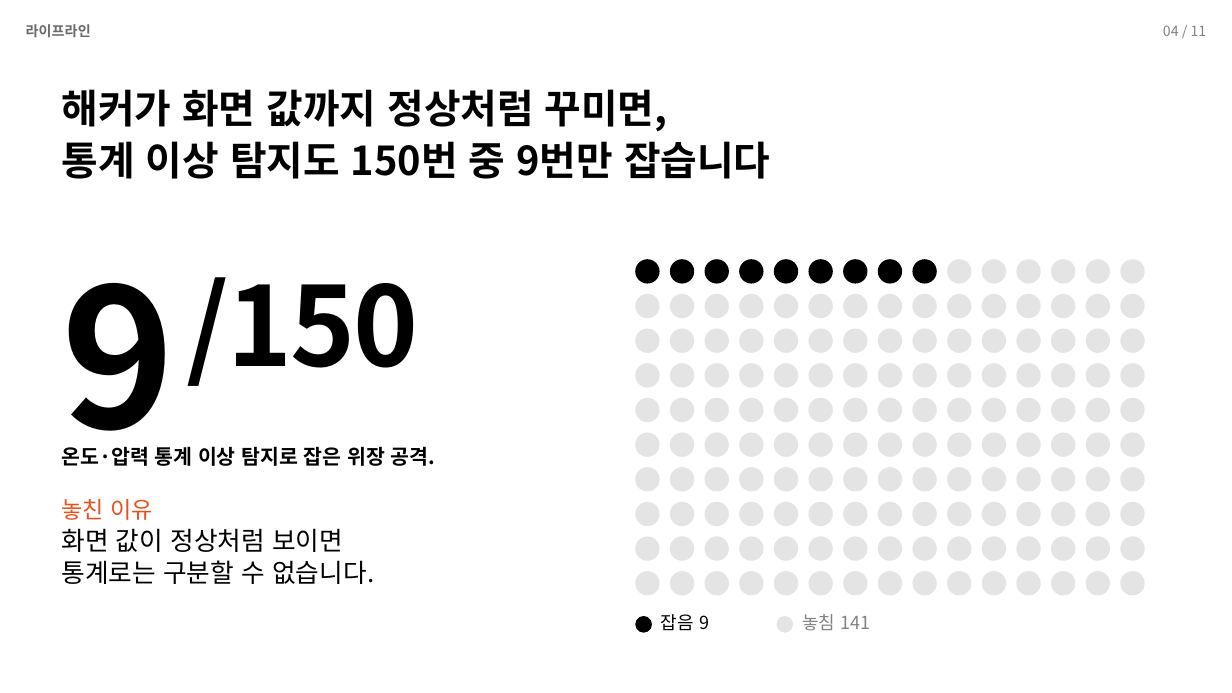
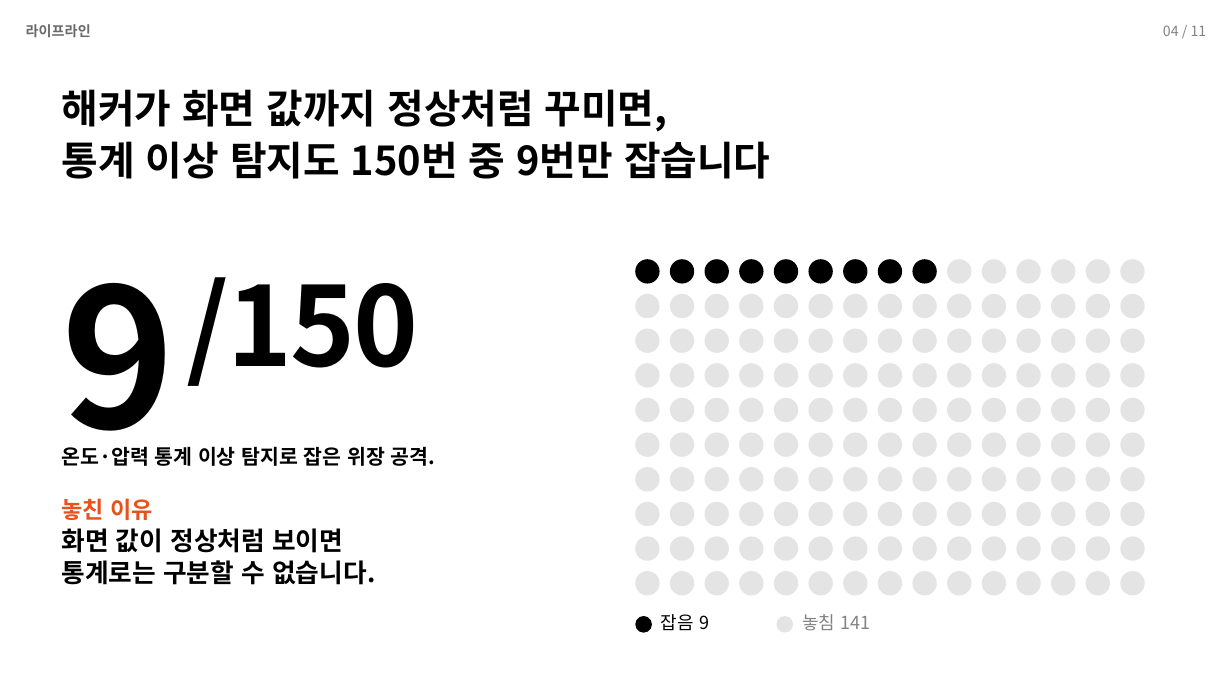
Before and after one commit to Jakpae/Blood-fridge-tamper-detection, a slide deck: slide 4 of docs/presentation/발표_라이프라인.pptx. Drawn at 1232x693 pixels with LibreOffice and Linux fonts; fonts in the diff are those of the drawing. Boxes give left, top, right and bottom in pixels: in the first picture for what was removed or moved away, otherwise in the second. Text is boxed around its words. In the diff, an @@ line names an element or a change of style, - is before the commit and + after.

```diff
--- a/docs/presentation/발표_라이프라인.pptx
+++ b/docs/presentation/발표_라이프라인.pptx
@@ text "놓친 이유" at box(62, 498, 154, 520): bold on @@
@@ text "화면 값이 정상처럼 보이면" at box(62, 528, 375, 585): bold on @@
```
Also in this commit, not shown: 7 other slides changed, 3 other files.
